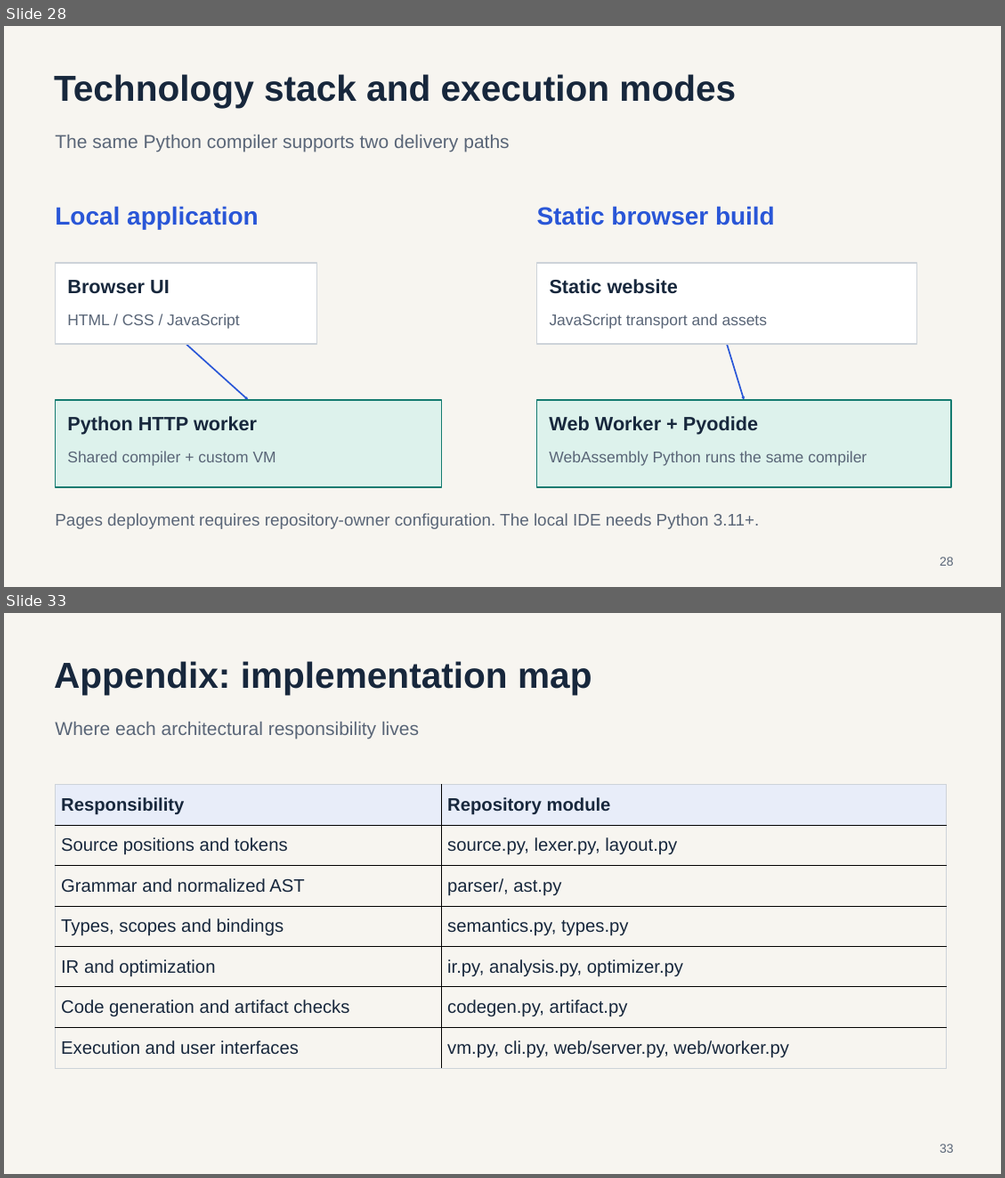
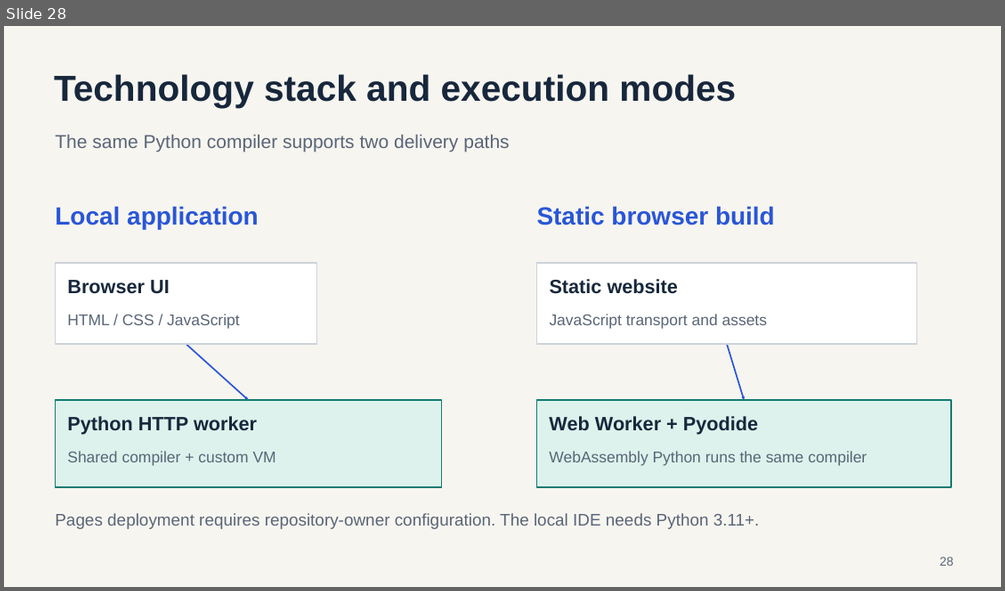
Before and after one commit to hst257/PolyGlot, a slide deck: presentation/output/PolyGlot_Compiler_Design_Redesigned.pptx. Shown one above the other, each under a label of ours: slides 28 and 33 before the commit, slide 28 after it; the slides between them are not shown. The pictures are 1005x1178 and 1005x591 pixels, drawn with LibreOffice and Linux fonts; fonts in the diff are those of the drawing. Boxes give left, top, right and bottom in pixels: in the first picture for what was removed or moved away, otherwise in the second. Text is boxed around its words. In the diff, an @@ line names an element or a change of style, - is before the commit and + after.

```diff
--- a/presentation/output/PolyGlot_Compiler_Design_Redesigned.pptx
+++ b/presentation/output/PolyGlot_Compiler_Design_Redesigned.pptx
@@ slide 33 removed at (4,613,1001,1174), background #F7F5F0 @@
@@ text removed at (54,661,591,695) @@
-Appendix: implementation map
@@ text removed at (55,722,419,738) @@
-Where each architectural responsibility lives
@@ table removed at (55,784,946,1068), 7 rows, 2 columns @@
-Responsibility | Repository module
-Source positions and tokens | source.py, lexer.py, layout.py
-Grammar and normalized AST | parser/, ast.py
-Types, scopes and bindings | semantics.py, types.py
-IR and optimization | ir.py, analysis.py, optimizer.py
-Code generation and artifact checks | codegen.py, artifact.py
-Execution and user interfaces | vm.py, cli.py, web/server.py, web/worker.py
@@ text removed at (939,1143,954,1152) @@
-33
```
Also in this commit, not shown: 3 slides added, 7 other slides removed, 1 other file.
